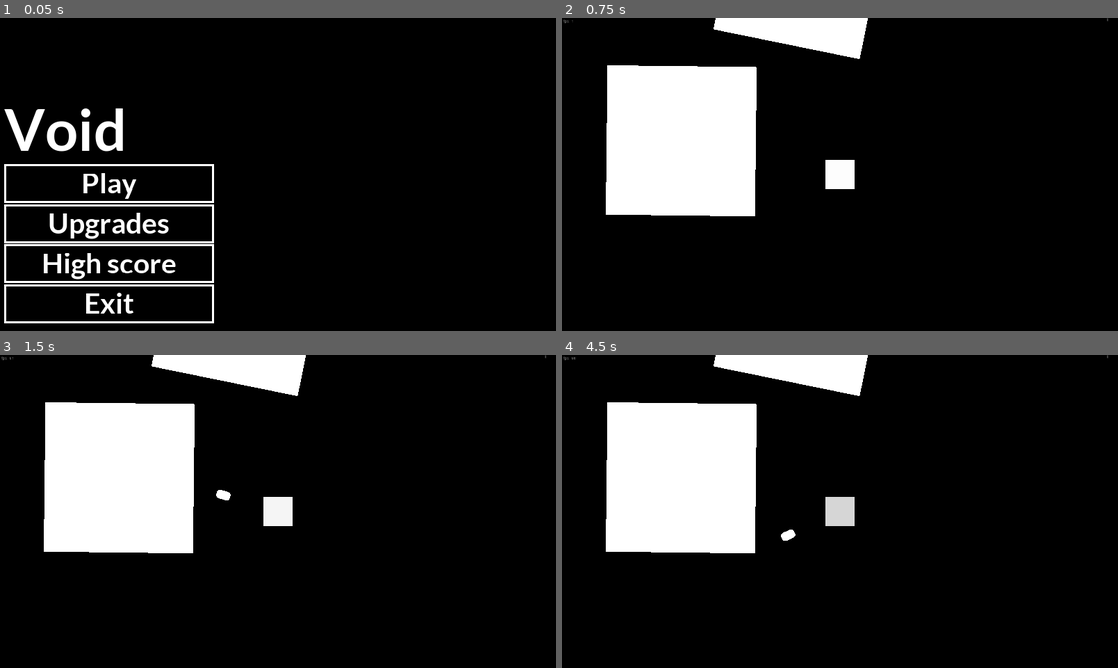
Above: before the commit, frames 1-4 (two rows, left to right).
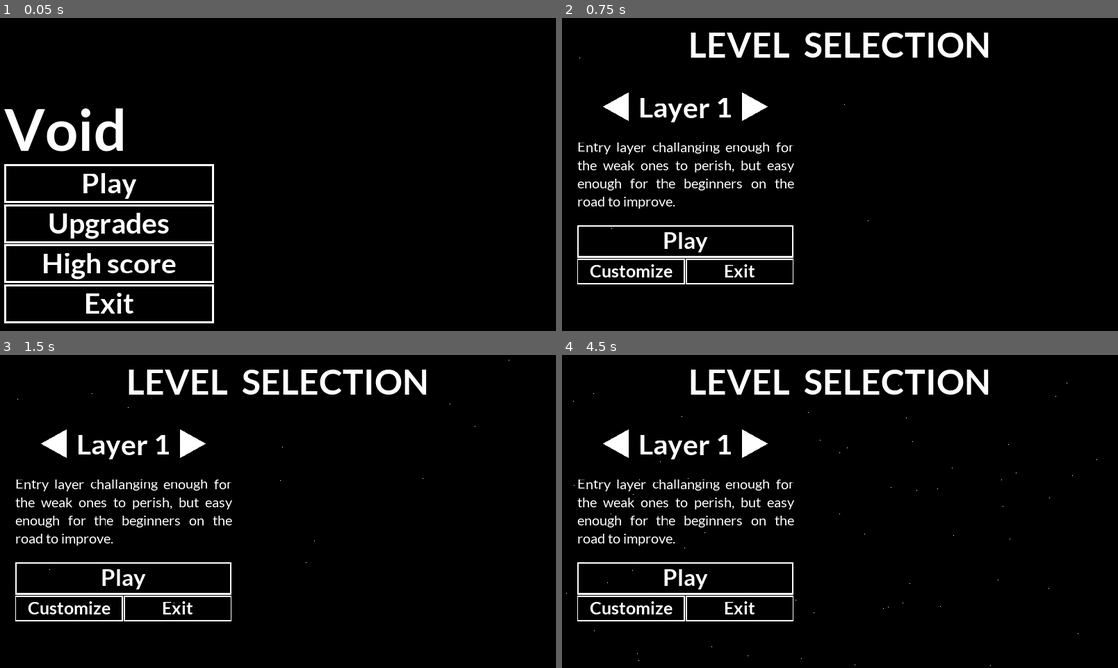
Above: after the commit, the same moments.

Repository: 0stam/void
Game: Godot game, scene res://ui/MainMenu.tscn
The game is run twice, just before and just after one commit, with the same random seed, the same clock (stepped at 60 frames per second) and the same inputs.
Inputs (mouse positions are in pixels of both pictures, inside the frame that each line leads up to):
- Up to frame 1 (0.05 s): no input
- Up to frame 2 (0.75 s): click "Play" at 0.5 s
- Up to frame 3 (1.5 s): click (55, 442) at 1.27 s
- Up to frame 4 (4.5 s): click (756, 442) at 2.02 s; click (684, 467) at 2.77 s; click (684, 555) at 3.52 s; click (628, 608) at 4.25 s, where only the run after the commit has a clickable "Customize"

Frame 1 is identical in both runs. In frame 2, 18% of the frame differs, in the area x 0-99%, y 0-86%; in frame 3, 18%; in frame 4, 18%, in the area x 0-99%, y 0-100%.

Commit message:
Add part of Level Selection scene and QOL improvements

Diff:
--- /dev/null
+++ b/effects/Stars.tscn
@@ -0,0 +1,16 @@
+[gd_scene load_steps=2 format=2]
+
+[sub_resource type="ParticlesMaterial" id=1]
+emission_shape = 2
+emission_box_extents = Vector3( 960, 540, 1 )
+flag_disable_z = true
+gravity = Vector3( 0, 50, 0 )
+orbit_velocity = 0.0
+orbit_velocity_random = 0.0
+scale = 1.5
+
+[node name="Stars" type="Particles2D"]
+position = Vector2( 960, 540 )
+amount = 150
+lifetime = 3.0
+process_material = SubResource( 1 )
--- a/effects/Wave.tscn
+++ b/effects/Wave.tscn
@@ -27,32 +27,32 @@
 [sub_resource type="VisualShaderNodeScalarUniform" id=8]
 uniform_name = "threshold"
 
-[sub_resource type="VisualShaderNodeScalarOp" id=18]
+[sub_resource type="VisualShaderNodeScalarOp" id=9]
 default_input_values = [ 0, 0.0, 1, 100.0 ]
 operator = 3
 
-[sub_resource type="VisualShaderNodeInput" id=9]
+[sub_resource type="VisualShaderNodeScalarOp" id=10]
+operator = 2
+
+[sub_resource type="VisualShaderNodeInput" id=11]
 input_name = "uv"
 
-[sub_resource type="VisualShaderNodeVec3Constant" id=10]
+[sub_resource type="VisualShaderNodeVec3Constant" id=12]
 constant = Vector3( 0.5, 0.5, 0 )
 
-[sub_resource type="VisualShaderNodeVectorOp" id=11]
+[sub_resource type="VisualShaderNodeVectorOp" id=13]
 operator = 1
 
-[sub_resource type="VisualShaderNodeScalarUniform" id=12]
+[sub_resource type="VisualShaderNodeScalarUniform" id=14]
 uniform_name = "Frequency"
 
-[sub_resource type="VisualShaderNodeVectorOp" id=13]
-operator = 2
-
-[sub_resource type="VisualShaderNodeVectorLen" id=14]
+[sub_resource type="VisualShaderNodeVectorLen" id=15]
 output_port_for_preview = 0
 
-[sub_resource type="VisualShaderNodeScalarFunc" id=15]
+[sub_resource type="VisualShaderNodeScalarFunc" id=16]
 function = 0
 
-[sub_resource type="VisualShader" id=16]
+[sub_resource type="VisualShader" id=17]
 code = "shader_type canvas_item;
 uniform float threshold;
 uniform float Frequency;
@@ -88,8 +88,8 @@
 // ScalarUniform:6
 	float n_out6p0 = Frequency;
 
-// VectorOp:7
-	vec3 n_out7p0 = vec3(n_out8p0) * vec3(n_out6p0);
+// ScalarOp:19
+	float n_out19p0 = n_out8p0 * n_out6p0;
 
 // Input:12
 	float n_out12p0 = TIME;
@@ -101,7 +101,7 @@
 	float n_out15p0 = n_out12p0 * n_out14p0;
 
 // ScalarOp:13
-	float n_out13p0 = dot(n_out7p0, vec3(0.333333, 0.333333, 0.333333)) + n_out15p0;
+	float n_out13p0 = n_out19p0 + n_out15p0;
 
 // ScalarFunc:9
 	float n_out9p0 = sin(n_out13p0);
@@ -127,30 +127,28 @@
 
 }
 "
-graph_offset = Vector2( -369, -300 )
+graph_offset = Vector2( -405, -301 )
 mode = 1
 flags/light_only = false
 nodes/fragment/0/position = Vector2( 1260, 20 )
-nodes/fragment/2/node = SubResource( 9 )
-nodes/fragment/2/position = Vector2( -300, -80 )
-nodes/fragment/4/node = SubResource( 10 )
+nodes/fragment/2/node = SubResource( 11 )
+nodes/fragment/2/position = Vector2( -320, -80 )
+nodes/fragment/4/node = SubResource( 12 )
 nodes/fragment/4/position = Vector2( -320, 20 )
-nodes/fragment/5/node = SubResource( 11 )
+nodes/fragment/5/node = SubResource( 13 )
 nodes/fragment/5/position = Vector2( 40, -100 )
-nodes/fragment/6/node = SubResource( 12 )
-nodes/fragment/6/position = Vector2( -340, 180 )
-nodes/fragment/7/node = SubResource( 13 )
-nodes/fragment/7/position = Vector2( 400, 140 )
-nodes/fragment/8/node = SubResource( 14 )
+nodes/fragment/6/node = SubResource( 14 )
+nodes/fragment/6/position = Vector2( -320, 180 )
+nodes/fragment/8/node = SubResource( 15 )
 nodes/fragment/8/position = Vector2( 220, -20 )
-nodes/fragment/9/node = SubResource( 15 )
+nodes/fragment/9/node = SubResource( 16 )
 nodes/fragment/9/position = Vector2( 800, 180 )
 nodes/fragment/10/node = SubResource( 1 )
 nodes/fragment/10/position = Vector2( 460, -80 )
 nodes/fragment/11/node = SubResource( 2 )
 nodes/fragment/11/position = Vector2( 660, -80 )
 nodes/fragment/12/node = SubResource( 3 )
-nodes/fragment/12/position = Vector2( 100, 300 )
+nodes/fragment/12/position = Vector2( 20, 300 )
 nodes/fragment/13/node = SubResource( 4 )
 nodes/fragment/13/position = Vector2( 580, 280 )
 nodes/fragment/14/node = SubResource( 5 )
@@ -161,18 +159,20 @@
 nodes/fragment/16/position = Vector2( 940, 0 )
 nodes/fragment/17/node = SubResource( 8 )
 nodes/fragment/17/position = Vector2( 360, -260 )
-nodes/fragment/18/node = SubResource( 18 )
+nodes/fragment/18/node = SubResource( 9 )
 nodes/fragment/18/position = Vector2( 680, -280 )
-nodes/fragment/connections = PoolIntArray( 2, 0, 5, 0, 4, 0, 5, 1, 6, 0, 7, 1, 5, 0, 8, 0, 8, 0, 7, 0, 9, 0, 10, 0, 10, 0, 11, 0, 7, 0, 13, 0, 13, 0, 9, 0, 12, 0, 15, 0, 14, 0, 15, 1, 15, 0, 13, 1, 11, 0, 16, 1, 16, 0, 0, 1, 17, 0, 18, 0, 18, 0, 16, 0 )
+nodes/fragment/19/node = SubResource( 10 )
+nodes/fragment/19/position = Vector2( 400, 140 )
+nodes/fragment/connections = PoolIntArray( 2, 0, 5, 0, 4, 0, 5, 1, 5, 0, 8, 0, 9, 0, 10, 0, 10, 0, 11, 0, 13, 0, 9, 0, 12, 0, 15, 0, 14, 0, 15, 1, 15, 0, 13, 1, 11, 0, 16, 1, 16, 0, 0, 1, 17, 0, 18, 0, 18, 0, 16, 0, 8, 0, 19, 0, 6, 0, 19, 1, 19, 0, 13, 0 )
 
-[sub_resource type="ShaderMaterial" id=17]
-shader = SubResource( 16 )
+[sub_resource type="ShaderMaterial" id=18]
+shader = SubResource( 17 )
 shader_param/threshold = 99.84
 shader_param/Frequency = 400.0
 shader_param/speed = -0.7
 
 [node name="Wave" type="Sprite"]
 modulate = Color( 0, 0, 0, 1 )
-material = SubResource( 17 )
+material = SubResource( 18 )
 scale = Vector2( 4000, 4000 )
 texture = ExtResource( 1 )
--- a/entities/Enemy.gd
+++ b/entities/Enemy.gd
@@ -1,6 +1,6 @@
 extends KinematicBody2D
 
-var speed : int = 600
+var speed : int = 500
 var acceleration : float = 8
 
 var velocity : Vector2 = Vector2.ZERO
--- /dev/null
+++ b/fonts/button_medium.tres
@@ -0,0 +1,8 @@
+[gd_resource type="DynamicFont" load_steps=2 format=2]
+
+[sub_resource type="DynamicFontData" id=1]
+font_path = "res://fonts/Lato/Lato-Bold.ttf"
+
+[resource]
+size = 80
+font_data = SubResource( 1 )
--- /dev/null
+++ b/fonts/button_small.tres
@@ -0,0 +1,8 @@
+[gd_resource type="DynamicFont" load_steps=2 format=2]
+
+[sub_resource type="DynamicFontData" id=1]
+font_path = "res://fonts/Lato/Lato-Bold.ttf"
+
+[resource]
+size = 60
+font_data = SubResource( 1 )
--- /dev/null
+++ b/fonts/text_block.tres
@@ -0,0 +1,8 @@
+[gd_resource type="DynamicFont" load_steps=2 format=2]
+
+[sub_resource type="DynamicFontData" id=1]
+font_path = "res://fonts/Lato/Lato-Regular.ttf"
+
+[resource]
+size = 50
+font_data = SubResource( 1 )
--- /dev/null
+++ b/fonts/title.tres
@@ -0,0 +1,8 @@
+[gd_resource type="DynamicFont" load_steps=2 format=2]
+
+[sub_resource type="DynamicFontData" id=1]
+font_path = "res://fonts/Lato/Lato-Bold.ttf"
+
+[resource]
+size = 120
+font_data = SubResource( 1 )
--- a/global/Music.gd
+++ b/global/Music.gd
@@ -17,6 +17,8 @@
 
 func set_playlist(val : String, reset : bool = false):
 	playlist = val
+	if reset:
+		track[playlist] = 0
 
 
 func next_track():
--- a/ui/Button.gd
+++ b/ui/Button.gd
@@ -6,13 +6,18 @@
 var is_ready = false
 
 export var text : String = "" setget set_text
+export var border_width : int = 7 setget set_border_width
+export var font : Font = preload("res://fonts/menu_button.tres") setget set_font
 
-onready var button = $Margin/Button
+onready var button := $Margin/Button
+onready var border := $Border
 
 
 func _ready():
+	is_ready = true
 	button.text = text
-	is_ready = true
+	set_border_width(border_width)
+	set_font(font)
 
 
 func _on_Button_pressed():
@@ -23,3 +28,18 @@
 	text = val
 	if is_ready:
 		button.text = val
+
+
+func set_border_width(val : int):
+	border_width = val
+	if is_ready:
+		border.patch_margin_bottom = border_width
+		border.patch_margin_top = border_width
+		border.patch_margin_left = border_width
+		border.patch_margin_right = border_width
+
+
+func set_font(val : Font):
+	font = val
+	if is_ready:
+		button.set("custom_fonts/font", font)
--- a/ui/Button.tscn
+++ b/ui/Button.tscn
@@ -195,8 +195,8 @@
 LinkButton/fonts/font = null
 LinkButton/styles/focus = null
 MarginContainer/constants/margin_bottom = 8
-MarginContainer/constants/margin_left = 0
-MarginContainer/constants/margin_right = 0
+MarginContainer/constants/margin_left = 3
+MarginContainer/constants/margin_right = 3
 MarginContainer/constants/margin_top = 0
 MenuButton/colors/font_color = Color( 0, 0, 0, 1 )
 MenuButton/colors/font_color_disabled = Color( 0, 0, 0, 1 )
@@ -457,7 +457,8 @@
 theme = SubResource( 1 )
 
 [node name="Button" type="Button" parent="Margin"]
-margin_right = 758.0
+margin_left = 3.0
+margin_right = 755.0
 margin_bottom = 127.0
 rect_min_size = Vector2( 20, 20 )
 focus_mode = 0
@@ -468,7 +469,6 @@
 custom_colors/font_color_hover = Color( 1, 1, 1, 1 )
 custom_colors/font_color_pressed = Color( 0.854902, 0.854902, 0.854902, 1 )
 enabled_focus_mode = 0
-text = "Placeholder"
 flat = true
 __meta__ = {
 "_edit_use_anchors_": false
--- /dev/null
+++ b/ui/LevelSelection.gd
@@ -0,0 +1,15 @@
+extends Control
+
+
+func _ready():
+	pass
+
+
+func _on_Play_pressed():
+# warning-ignore:return_value_discarded
+	get_tree().change_scene("res://main/Main.tscn")
+
+
+func _on_Exit_pressed():
+# warning-ignore:return_value_discarded
+	get_tree().change_scene("res://ui/MainMenu.tscn")
--- /dev/null
+++ b/ui/LevelSelection.tscn
@@ -0,0 +1,164 @@
+[gd_scene load_steps=13 format=2]
+
+[ext_resource path="res://effects/Stars.tscn" type="PackedScene" id=1]
+[ext_resource path="res://art/arrows/arrow_gray.png" type="Texture" id=2]
+[ext_resource path="res://fonts/title.tres" type="DynamicFont" id=3]
+[ext_resource path="res://art/arrows/arrow.png" type="Texture" id=4]
+[ext_resource path="res://fonts/menu_button.tres" type="DynamicFont" id=5]
+[ext_resource path="res://art/arrows/arrow_left.png" type="Texture" id=6]
+[ext_resource path="res://art/arrows/arrow_gray_left.png" type="Texture" id=7]
+[ext_resource path="res://ui/Button.tscn" type="PackedScene" id=8]
+[ext_resource path="res://fonts/button_medium.tres" type="DynamicFont" id=9]
+[ext_resource path="res://fonts/button_small.tres" type="DynamicFont" id=10]
+[ext_resource path="res://ui/LevelSelection.gd" type="Script" id=11]
+[ext_resource path="res://fonts/text_block.tres" type="DynamicFont" id=12]
+
+[node name="LevelSelection" type="Control"]
+anchor_right = 1.0
+anchor_bottom = 1.0
+script = ExtResource( 11 )
+__meta__ = {
+"_edit_use_anchors_": false
+}
+
+[node name="Background" type="ColorRect" parent="."]
+anchor_right = 1.0
+anchor_bottom = 1.0
+color = Color( 0, 0, 0, 1 )
+__meta__ = {
+"_edit_use_anchors_": false
+}
+
+[node name="Title" type="Label" parent="."]
+anchor_right = 1.0
+margin_right = 0.00012207
+margin_bottom = 180.0
+custom_fonts/font = ExtResource( 3 )
+text = "LEVEL  SELECTION"
+align = 1
+valign = 1
+__meta__ = {
+"_edit_use_anchors_": false
+}
+
+[node name="Stars" parent="." instance=ExtResource( 1 )]
+
+[node name="Selection" type="VBoxContainer" parent="."]
+margin_left = 51.521
+margin_top = 246.041
+margin_right = 800.374
+margin_bottom = 1019.04
+__meta__ = {
+"_edit_use_anchors_": false
+}
+
+[node name="Layers" type="HBoxContainer" parent="Selection"]
+margin_right = 748.0
+margin_bottom = 121.0
+
+[node name="MarginLeft" type="Label" parent="Selection/Layers"]
+margin_top = 53.0
+margin_right = 85.0
+margin_bottom = 67.0
+rect_min_size = Vector2( 85, 0 )
+
+[node name="Left" type="TextureButton" parent="Selection/Layers"]
+margin_left = 89.0
+margin_top = 10.0
+margin_right = 179.0
+margin_bottom = 110.0
+rect_min_size = Vector2( 90, 100 )
+size_flags_vertical = 4
+texture_normal = ExtResource( 6 )
+texture_pressed = ExtResource( 7 )
+expand = true
+
+[node name="Label" type="Label" parent="Selection/Layers"]
+margin_left = 183.0
+margin_right = 565.0
+margin_bottom = 121.0
+size_flags_horizontal = 3
+custom_fonts/font = ExtResource( 5 )
+text = "Layer 1"
+align = 1
+
+[node name="Right" type="TextureButton" parent="Selection/Layers"]
+margin_left = 569.0
+margin_top = 10.0
+margin_right = 659.0
+margin_bottom = 110.0
+rect_min_size = Vector2( 90, 100 )
+size_flags_vertical = 4
+texture_normal = ExtResource( 4 )
+texture_pressed = ExtResource( 2 )
+expand = true
+
+[node name="MarginRight" type="Label" parent="Selection/Layers"]
+margin_left = 663.0
+margin_top = 53.0
+margin_right = 748.0
+margin_bottom = 67.0
+rect_min_size = Vector2( 85, 0 )
+
+[node name="Margin" type="TextureButton" parent="Selection"]
+margin_top = 125.0
+margin_right = 748.0
+margin_bottom = 165.0
+rect_min_size = Vector2( 5, 40 )
+
+[node name="Description" type="Label" parent="Selection"]
+margin_top = 169.0
+margin_right = 748.0
+margin_bottom = 422.0
+rect_min_size = Vector2( 0, 253 )
+custom_fonts/font = ExtResource( 12 )
+text = "Entry layer challanging enough for the weak ones to perish, but easy enough for the beginners on the road to improve."
+align = 3
+autowrap = true
+
+[node name="Margin2" type="TextureButton" parent="Selection"]
+margin_top = 426.0
+margin_right = 748.0
+margin_bottom = 466.0
+rect_min_size = Vector2( 5, 40 )
+
+[node name="Play" parent="Selection" instance=ExtResource( 8 )]
+margin_top = 470.0
+margin_right = 748.0
+margin_bottom = 581.0
+size_flags_horizontal = 3
+text = "Play"
+border_width = 6
+font = ExtResource( 9 )
+
+[node name="Margin3" type="TextureButton" parent="Selection"]
+visible = false
+margin_top = 585.0
+margin_right = 748.0
+margin_bottom = 590.0
+rect_min_size = Vector2( 5, 5 )
+
+[node name="HBoxContainer" type="HBoxContainer" parent="Selection"]
+margin_top = 585.0
+margin_right = 748.0
+margin_bottom = 672.0
+
+[node name="Customize" parent="Selection/HBoxContainer" instance=ExtResource( 8 )]
+margin_right = 372.0
+margin_bottom = 87.0
+size_flags_horizontal = 3
+text = "Customize"
+border_width = 5
+font = ExtResource( 10 )
+
+[node name="Exit" parent="Selection/HBoxContainer" instance=ExtResource( 8 )]
+margin_left = 376.0
+margin_right = 748.0
+margin_bottom = 87.0
+size_flags_horizontal = 3
+text = "Exit"
+border_width = 5
+font = ExtResource( 10 )
+
+[connection signal="pressed" from="Selection/Play" to="." method="_on_Play_pressed"]
+[connection signal="pressed" from="Selection/HBoxContainer/Exit" to="." method="_on_Exit_pressed"]
--- a/ui/MainMenu.gd
+++ b/ui/MainMenu.gd
@@ -9,7 +9,7 @@
 
 func _on_Play_pressed():
 # warning-ignore:return_value_discarded
-	get_tree().change_scene("res://main/Main.tscn")
+	get_tree().change_scene("res://ui/LevelSelection.tscn")
 
 
 func _on_Exit_pressed():
--- a/ui/MainMenu.tscn
+++ b/ui/MainMenu.tscn
@@ -2,6 +2,7 @@
 
 [ext_resource path="res://ui/Button.tscn" type="PackedScene" id=1]
 [ext_resource path="res://ui/MainMenu.gd" type="Script" id=2]
+[ext_resource path="res://effects/Stars.tscn" type="PackedScene" id=3]
 
 [sub_resource type="DynamicFontData" id=1]
 font_path = "res://fonts/Lato/Lato-Bold.ttf"
@@ -9,14 +10,6 @@
 [sub_resource type="DynamicFont" id=2]
 size = 200
 font_data = SubResource( 1 )
-
-[sub_resource type="ParticlesMaterial" id=3]
-emission_shape = 2
-emission_box_extents = Vector3( 960, 540, 1 )
-flag_disable_z = true
-gravity = Vector3( 0, 50, 0 )
-orbit_velocity = 0.0
-orbit_velocity_random = 0.0
 
 [node name="MainMenu" type="Control"]
 anchor_right = 1.0
@@ -79,11 +72,7 @@
 margin_bottom = 797.0
 text = "Exit"
 
-[node name="Particles" type="Particles2D" parent="."]
-position = Vector2( 960, 540 )
-amount = 150
-lifetime = 3.0
-process_material = SubResource( 3 )
+[node name="Stars" parent="." instance=ExtResource( 3 )]
 
 [connection signal="pressed" from="Buttons/Play" to="." method="_on_Play_pressed"]
 [connection signal="pressed" from="Buttons/Exit" to="." method="_on_Exit_pressed"]
Binary file added: art/arrows/arrow.png
Not shown, added: art/arrows/arrow.png.import
Binary file added: art/arrows/arrow_gray.png
Not shown, added: art/arrows/arrow_gray.png.import
Binary file added: art/arrows/arrow_gray_left.png
Not shown, added: art/arrows/arrow_gray_left.png.import
Binary file added: art/arrows/arrow_left.png
Not shown, added: art/arrows/arrow_left.png.import
